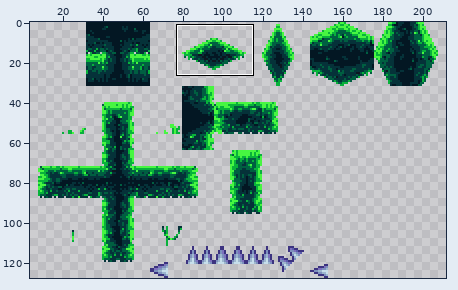
Sprite sheet, stored at Firefly/Assets/Graphics/Forest_Tile_Set_Extended/forest_tiles_bee_2.png. The picture above shows the old version from afar; the outline marks the close-up.
Close-up. As it was:
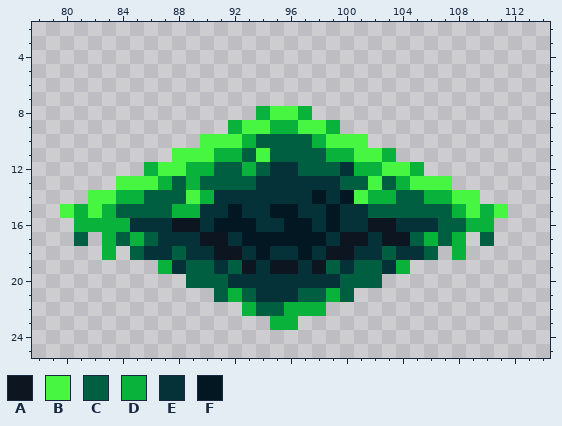
The file is 304x128 pixels. Shown: x 78..114, y 2..25. The wide view leaves out empty margins.
Palette (. is transparent): A #0d1620  B #47f641  C #005f41  D #08b23b  E #053239  F #031723
Pixels before, first column x 80:
 8 ..............DBBD..............
 9 ............DBBDDBBD............
10 ..........BBBDCCCCDBBB..........
11 ........BBBDDCBCCCCDDBBD........
12 ......DBBDDCCDCEECCCEDDBBD......
13 ....BBBDCDCCCCEEEEEECCBCDBBB....
14 ..BBDDCCCBDEEEEEEEFEFBDDCCDDBB..
15 BDBDCCCCDDEEFEEFFEEFEECCCCCCDBDB
16 .DDDDEEEAAEFFFEEFFEFEEAAEEECCDD.
17 .C.DCDCEEEAAEFFFFFFEAAEAACDCD.C.
18 ...D.CEECEEAAEFEEFEAAEECEEC.D...
19 .......DECCECAEAAEACECCED.......
20 .........CCCEEEEEEEECCC.........
21 ...........CDCEEECCDC...........
22 .............DCCDDD.............
23 ...............DD...............
After:
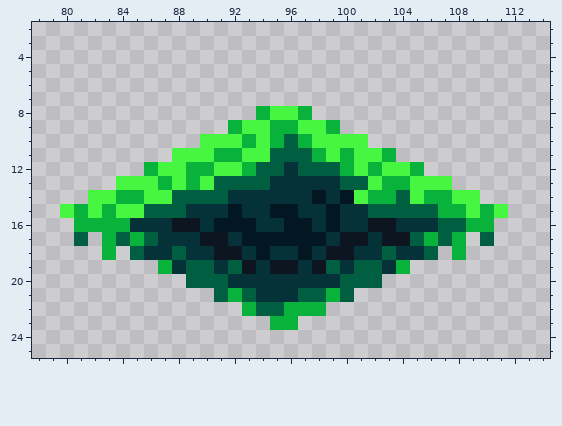
Changes in this commit:
Changed rows in their new state; - is an unchanged pixel.
first column x 84:
10 ----------BD-DB---------
11 ---------B----DB--------
12 -------BB--C----DB------
13 ----B-B---C--------D----
14 --BB-CCC-------------B--
15 BB--CE-----------------D
Boxes around the changes in both close-ups, in picture pixels (x1, y1, x2, y2):
changed: (116, 134, 452, 218)
